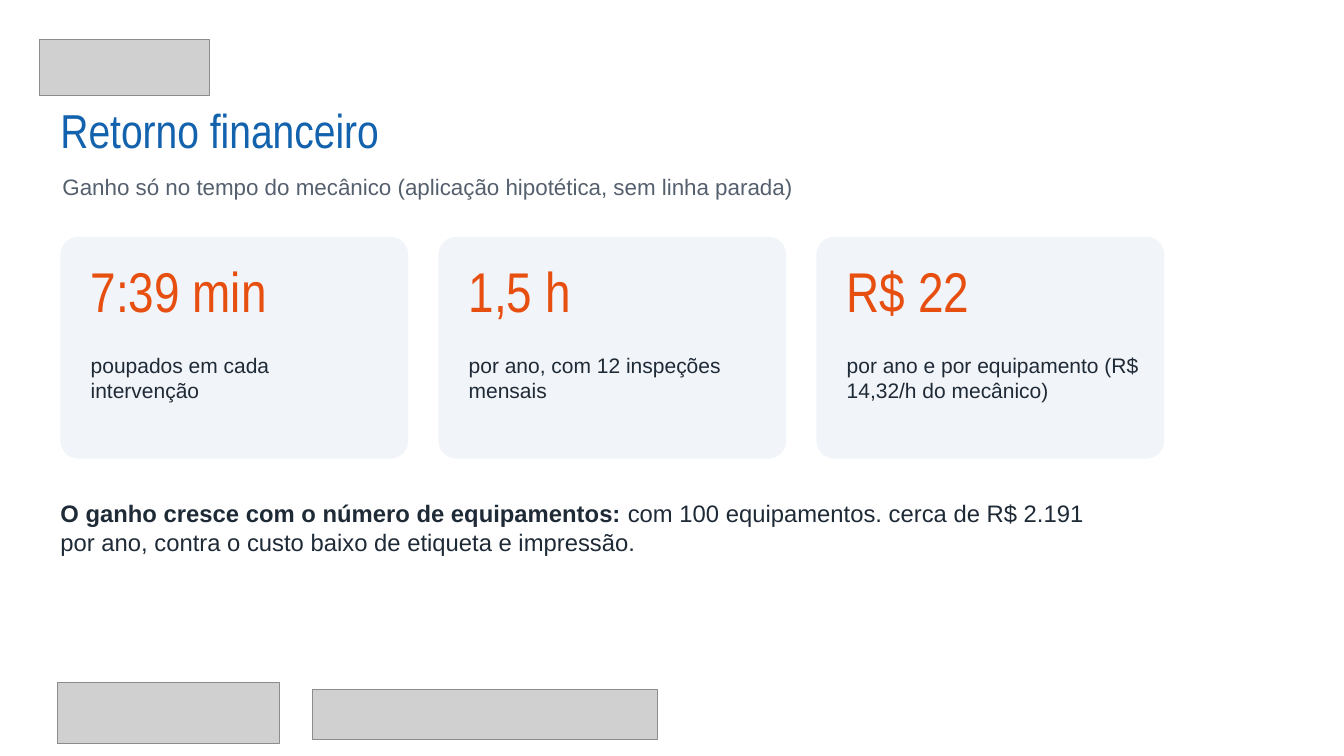
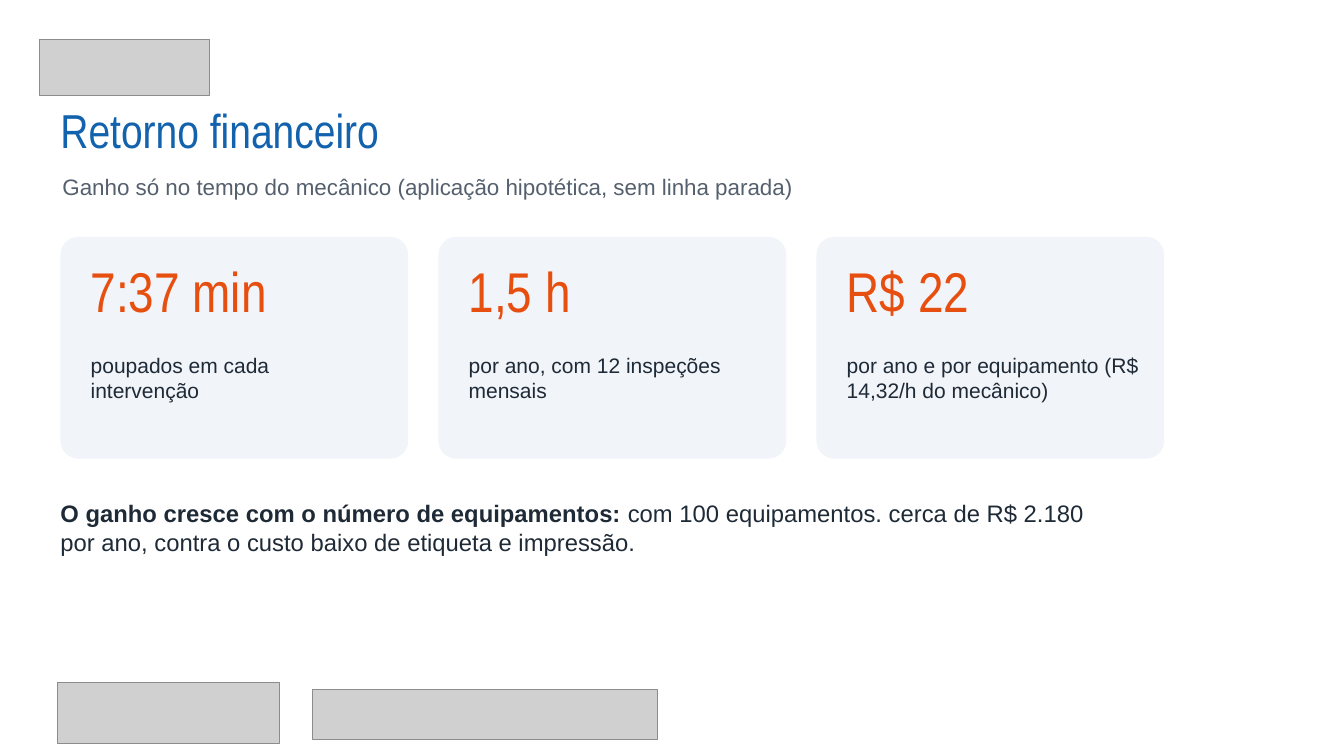
Before and after one commit to venerandodasilvawesley-debug/projeto-integrador-qrcode-lubrificantes, a slide deck: slide 13 of apresentacao/Apresentacao_PI_QRCode_Lubrificantes.pptx. Drawn at 1344x756 pixels with LibreOffice and Linux fonts; fonts in the diff are those of the drawing; grey boxes stand for pictures; background and template pictures are left out. Boxes give left, top, right and bottom in pixels: in the first picture for what was removed or moved away, otherwise in the second. Text is boxed around its words. In the diff, an @@ line names an element or a change of style, - is before the commit and + after.

```diff
--- a/apresentacao/Apresentacao_PI_QRCode_Lubrificantes.pptx
+++ b/apresentacao/Apresentacao_PI_QRCode_Lubrificantes.pptx
@@ text at (91,271,267,313): text changed @@
-7:39 min
+7:37 min
@@ text at (60,504,1084,556): text changed @@
-O ganho cresce com o número de equipamentos: com 100 equipamentos. cerca de R$ 2.191 por ano, contra o custo baixo de etiqueta e impressão.
+O ganho cresce com o número de equipamentos: com 100 equipamentos. cerca de R$ 2.180 por ano, contra o custo baixo de etiqueta e impressão.
```
Also in this commit, not shown: 1 other slide changed, 6 other files.
